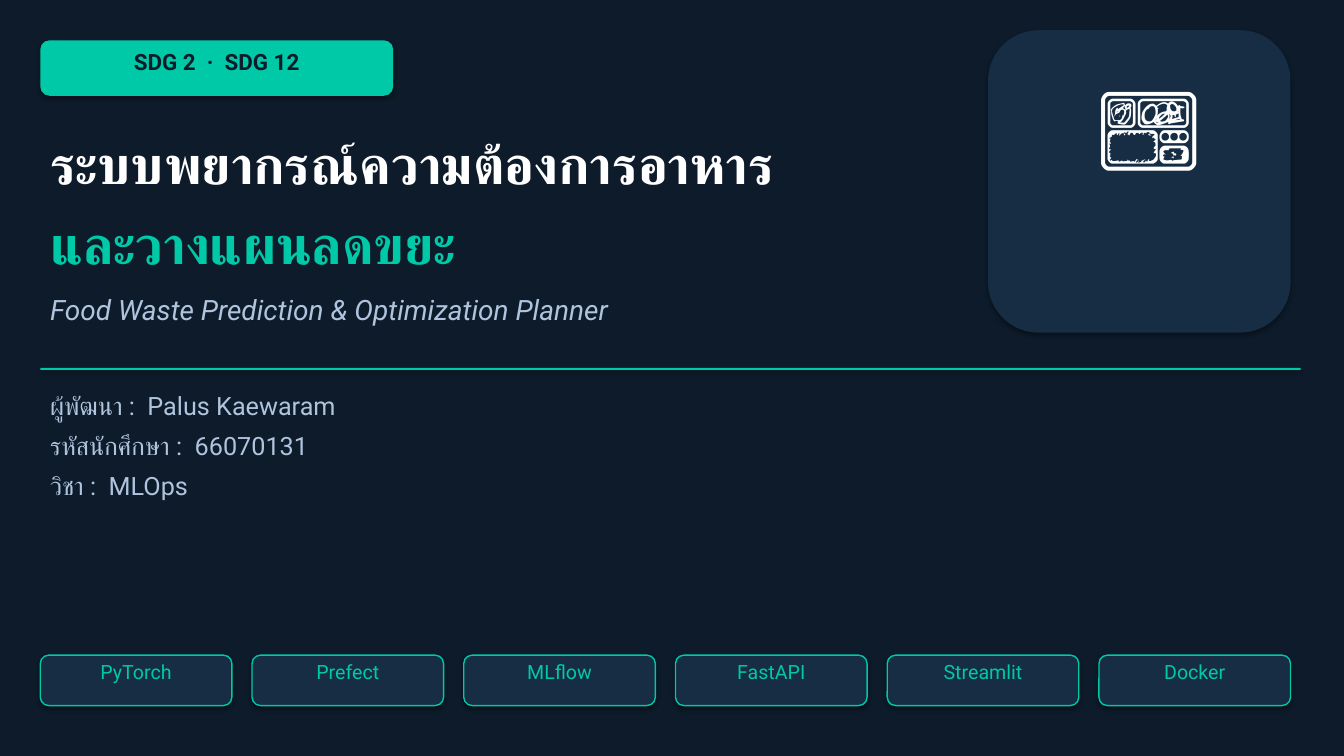
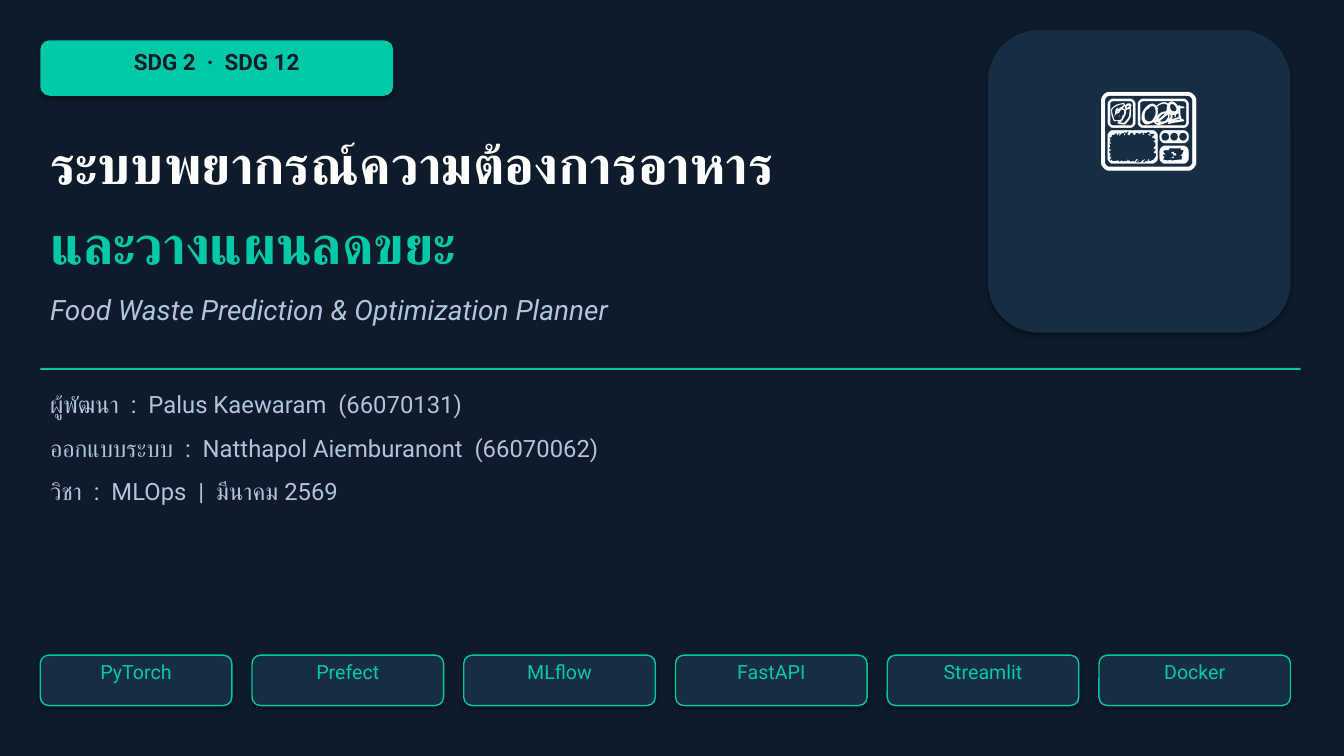
Before and after one commit to SaintPalus/Mlops-Project, a slide deck: slide 1 of Food_Waste_Prediction_Slides.pptx. Drawn at 1344x756 pixels with LibreOffice and Linux fonts; fonts in the diff are those of the drawing. Boxes give left, top, right and bottom in pixels: in the first picture for what was removed or moved away, otherwise in the second. Text is boxed around its words. In the diff, an @@ line names an element or a change of style, - is before the commit and + after.

```diff
--- a/Food_Waste_Prediction_Slides.pptx
+++ b/Food_Waste_Prediction_Slides.pptx
@@ text at <box>50,394,462,420</box>: text changed; size 18 to 17 pt @@
-ผู้พัฒนา : Palus Kaewaram
+ผู้พัฒนา : Palus Kaewaram (66070131)
@@ text at <box>50,438,599,462</box>: text changed; size 18 to 17 pt @@
-รหัสนักศึกษา : 66070131
+ออกแบบระบบ : Natthapol Aiemburanont (66070062)
@@ text at <box>50,481,338,505</box>: text changed; size 18 to 17 pt @@
-วิชา : MLOps
+วิชา : MLOps | มีนาคม 2569
```
Also in this commit, not shown: 6 other slides changed, 8 slides added, 5 slides removed, 8 other files.
